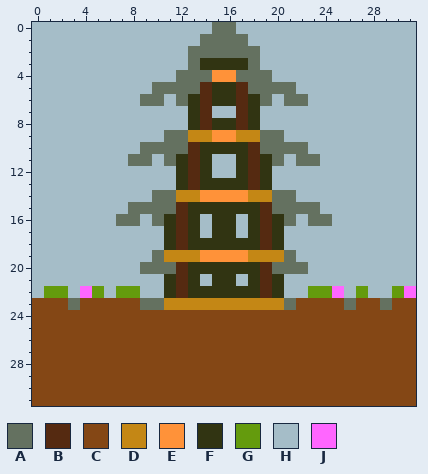
Two states of a pixel-art sprite, Base/Maps/big/big_2.png. Above: the version before the commit.
The file is 32x32 pixels.
Palette (. is transparent): A #647160  B #552a11  C #844715  D #c48715  E #ff9239  F #313412  G #649b0d  H #a5bdc8  J #ff66ff
Pixels before, first column x 0:
 0 HHHHHHHHHHHHHHHAAHHHHHHHHHHHHHHH
 1 HHHHHHHHHHHHHHAAAAHHHHHHHHHHHHHH
 2 HHHHHHHHHHHHHAAAAAAHHHHHHHHHHHHH
 3 HHHHHHHHHHHHHAFFFFAHHHHHHHHHHHHH
 4 HHHHHHHHHHHHAAAEEAAAHHHHHHHHHHHH
 5 HHHHHHHHHHAAAABFFBAAAAHHHHHHHHHH
 6 HHHHHHHHHAAHAFBFFBFAHAAHHHHHHHHH
 7 HHHHHHHHHHHHHFBHHBFHHHHHHHHHHHHH
 8 HHHHHHHHHHHHHFBFFBFHHHHHHHHHHHHH
 9 HHHHHHHHHHHAADDEEDDAAHHHHHHHHHHH
10 HHHHHHHHHAAAABFFFFBAAAAHHHHHHHHH
11 HHHHHHHHAAHAFBFHHFBFAHAAHHHHHHHH
12 HHHHHHHHHHHHFBFHHFBFHHHHHHHHHHHH
13 HHHHHHHHHHHHFBFFFFBFHHHHHHHHHHHH
14 HHHHHHHHHHAADDEEEEDDAAHHHHHHHHHH
15 HHHHHHHHAAAABFFFFFFBAAAAHHHHHHHH
16 HHHHHHHAAHAFBFHFFHFBFAHAAHHHHHHH
17 HHHHHHHHHHHFBFHFFHFBFHHHHHHHHHHH
18 HHHHHHHHHHHFBFFFFFFBFHHHHHHHHHHH
19 HHHHHHHHHHADDDEEEEDDDAHHHHHHHHHH
20 HHHHHHHHHAAABFFFFFFBAAAHHHHHHHHH
21 HHHHHHHHHHHFBFHFFHFBFHHHHHHHHHHH
22 HGGHJGHGGHHFBFFFFFFBFHHGGJHGHHGJ
23 CCCACCCCCAADDDDDDDDDDACCCCACCACC
24 CCCCCCCCCCCCCCCCCCCCCCCCCCCCCCCC
25 CCCCCCCCCCCCCCCCCCCCCCCCCCCCCCCC
26 CCCCCCCCCCCCCCCCCCCCCCCCCCCCCCCC
27 CCCCCCCCCCCCCCCCCCCCCCCCCCCCCCCC
28 CCCCCCCCCCCCCCCCCCCCCCCCCCCCCCCC
29 CCCCCCCCCCCCCCCCCCCCCCCCCCCCCCCC
30 CCCCCCCCCCCCCCCCCCCCCCCCCCCCCCCC
31 CCCCCCCCCCCCCCCCCCCCCCCCCCCCCCCC
New version:
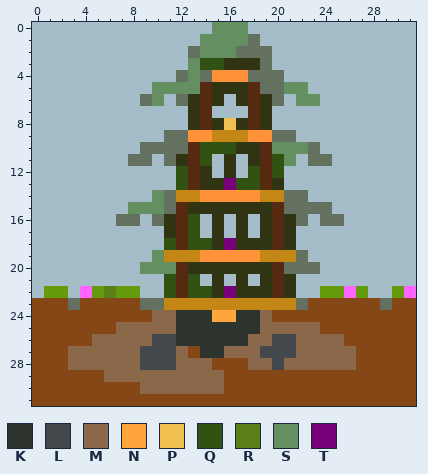
Colours new in this view: K #2d342d  L #42484b  M #8b6849  N #fea53d  P #f0c150  Q #315212  R #5b7e18  S #648f60  T #780078
Difference:
Changed rows in their new state; - is an unchanged pixel.
first column x 3:
 0 ------------SSS---------
 1 -----------SSSSA--------
 2 -----------SSS--A-------
 3 ----------SQQ--FA-------
 4 ----------S---E--A------
 5 -------SSSS---FB--SS----
 6 -------S-----HFBFAHSS---
 7 --------------HBF-------
 8 -------------PFBF-------
 9 ----------EEDD-EE-A-----
10 -----------QQQ-FBSSSA---
11 -----------Q-FHFBQSH-A--
12 ---------Q---FHQBQ------
13 ---------Q---TQQBF------
14 -------S-------E-D-A----
15 -----SSS--------FB---A--
16 ----------Q--HFHFBFAH-A-
17 ----------Q--HFHFBF-----
18 --------Q-QQ-T--FBF-----
19 -------S-------E--DA----
20 ------SSS-------FB--A---
21 --------Q-Q--HFHFBF-----
22 ---R----Q-QQ-T--FBF-H-GJ
23 ------------------DA---C
24 -------MMKKKNNKKM-------
25 ----MMMMMKKKKKKKMMMMM---
26 --MMMMMLLKKKKKKMMLLMMMM-
27 MMMMMMLLLM-KKMMMLLLMMMMM
28 MMMMMMLLLMMM---MMLMMMMMM
29 ---MMMMMMMMMM-----------
30 ------MMMMMMM-----------
